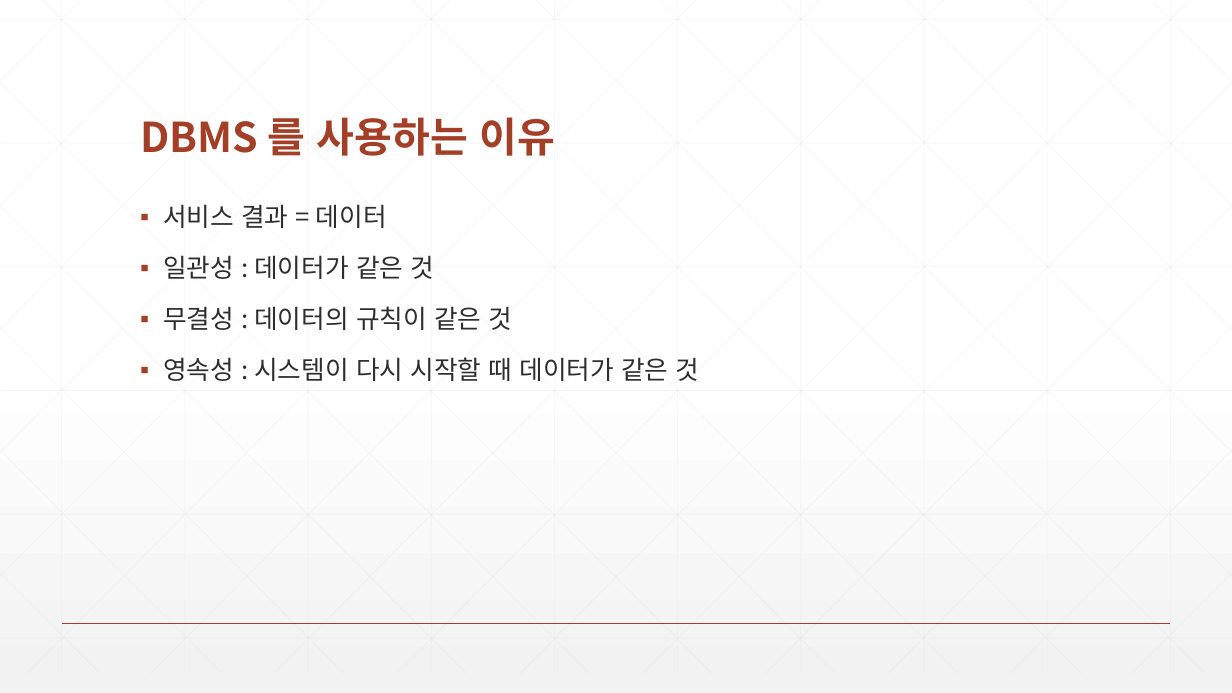
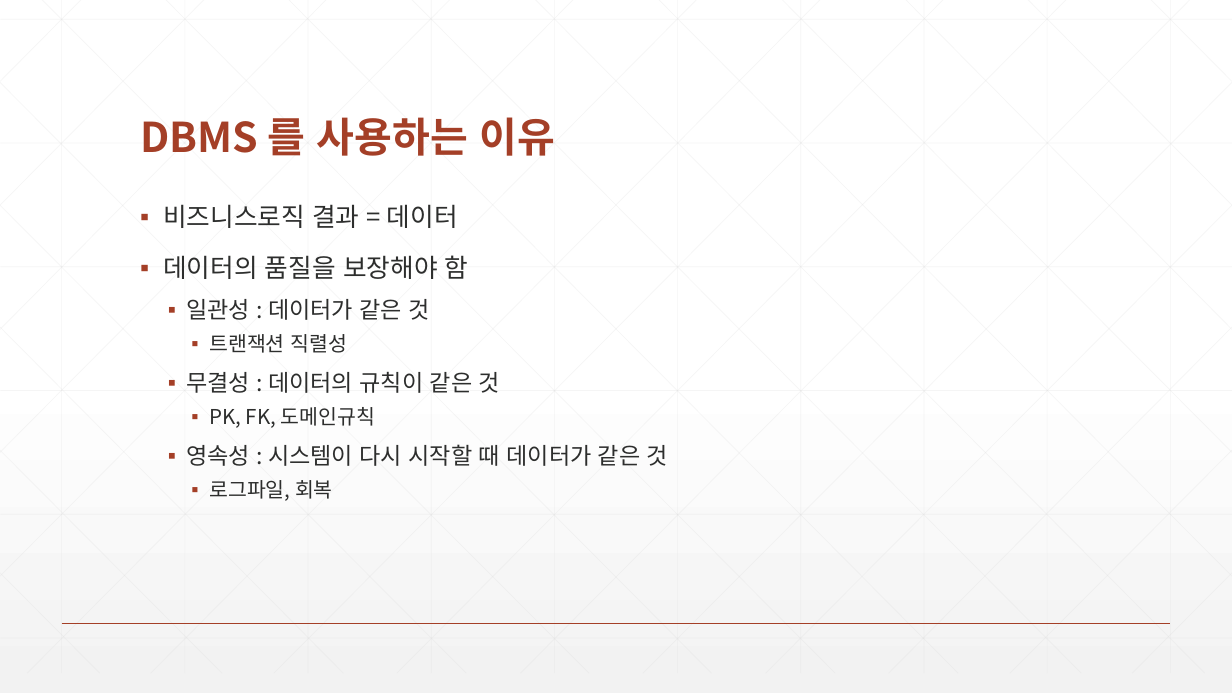
Before and after one commit to zeroshift01/code5, a slide deck: slide 3 of inflearn03/doc/3.1 DBMS는서비스의일관성과무결성그리고영속성을위해사용합니다.pptx (slide 2 before the commit). Drawn at 1232x693 pixels with LibreOffice and Linux fonts; fonts in the diff are those of the drawing. Boxes give left, top, right and bottom in pixels: in the first picture for what was removed or moved away, otherwise in the second. Text is boxed around its words. In the diff, an @@ line names an element or a change of style, - is before the commit and + after.

```diff
--- a/inflearn03/doc/3.1 DBMS는서비스의일관성과무결성그리고영속성을위해사용합니다.pptx
+++ b/inflearn03/doc/3.1 DBMS는서비스의일관성과무결성그리고영속성을위해사용합니다.pptx
@@ text at [163, 204, 469, 279]: text changed @@
-▪ 서비스 결과 = 데이터
+▪ 비즈니스로직 결과 = 데이터
+▪ 데이터의 품질을 보장해야 함
@@ text at [186, 299, 668, 466]: size 20 to 18 pt in "일관성 : 데이터가 같은 것", "무결성 : 데이터의 규칙이 같은 것", "영속성 : 시스템이 다시 시작할 때 데이터가 ..."; list level 1 to 2 in "일관성 : 데이터가 같은 것"; list level 1 to 2 in "무결성 : 데이터의 규칙이 같은 ..."; list level 1 to 2 in "영속성 : 시스템이 다시 시작할 ..." @@
@@ text at [209, 334, 347, 353]: paragraph added @@
+    ▪ 트랜잭션 직렬성
@@ text at [209, 407, 375, 428]: paragraph added @@
+    ▪ PK, FK, 도메인규칙
@@ text at [209, 480, 333, 501]: paragraph added @@
+    ▪ 로그파일, 회복
```
Also in this commit, not shown: 7 other slides changed, 4 slides added, 2 slides removed, 1 other file.
